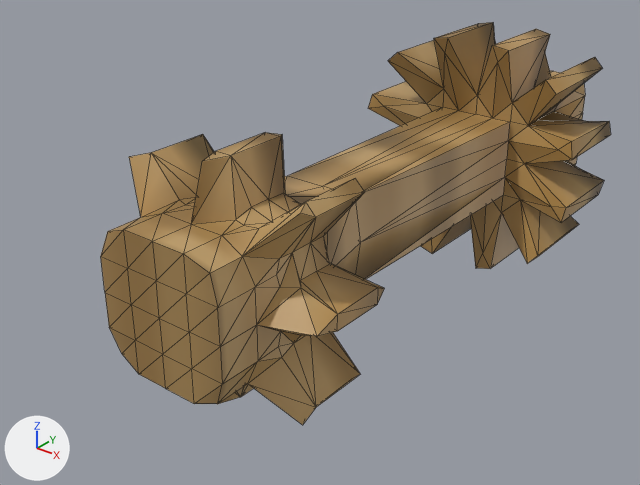
The OBJ model src/main/resources/assets/projectsteam/objmodels/gearbox_2_inside.obj as it was, and as the next commit left it.
The view is the same before and after, from a 50 mm lens placed at (0.636, -0.941, 0.478), pointed at (-0.053, -0.08, -0.055). Lighting does not change. The marker at lower left points along +X, +Y and +Z. Mesh edges are drawn as thin lines. Where no turn or scale is listed for an object, it has been applied to the vertices.

The first picture shows 'connection'.
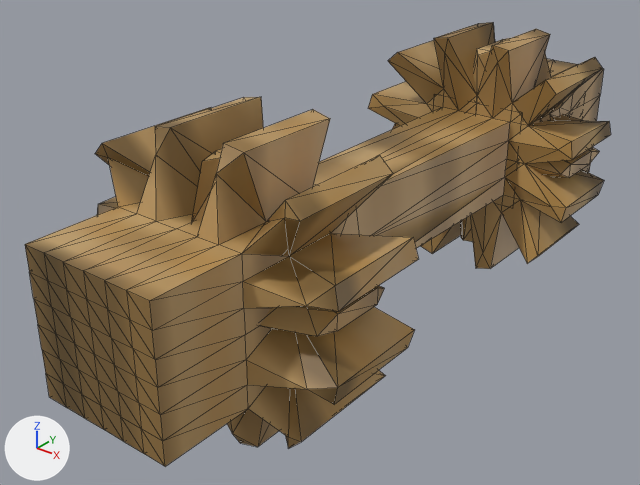
What differs and where, as boxes [x1, y1, x2, y2] in the pictures (640 x 485 px):
'big_output', added (brown)
    after: [25, 97, 418, 466]
'small_output', added (brown)
    after: [392, 38, 604, 242]

The change, as a list of edits to the scene's bpy script:
```text
Add mat_material_002:
    mat_material_002 = principled_material('Material.002')
    mat_material_002.texture = img_planks_png
Add me_small_output:
    me_small_output.from_pydata(...)  # 192 vertices, 380 faces; spans x -0.156..0.156, y 0.23..0.5, z -0.157..0.157
    me_small_output.materials.append(mat_material_002)  # picture img_planks_png
Add me_big_output:
    me_big_output.from_pydata(...)  # 190 vertices, 376 faces; spans x -0.181..0.185, y -0.504..-0.197, z -0.184..0.184
    me_big_output.materials.append(mat_material_002)  # picture img_planks_png
Add ob_small_output:
    ob_small_output = bpy.data.objects.new('small_output', me_small_output)
    ob_small_output.location = (0.0, 0.0, 0.0)
Add ob_big_output:
    ob_big_output = bpy.data.objects.new('big_output', me_big_output)
    ob_big_output.location = (0.0, 0.0, 0.0)
```
